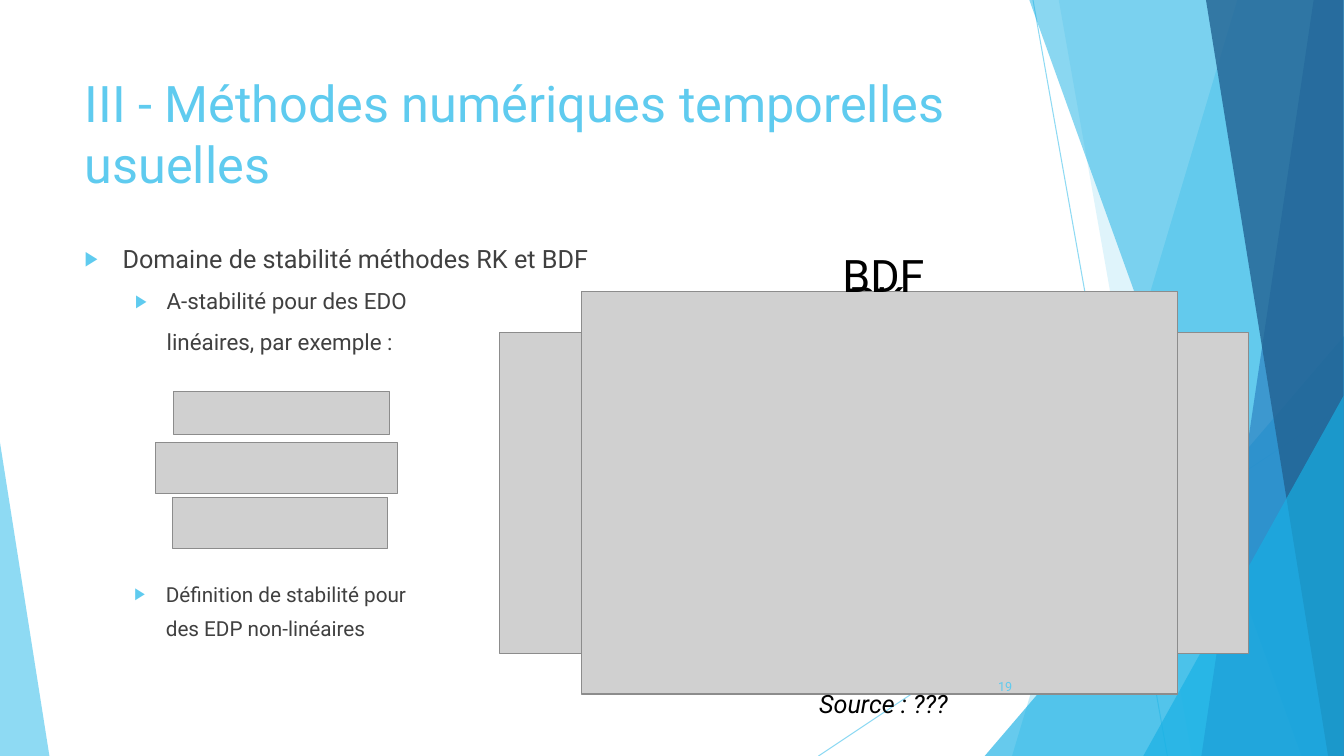
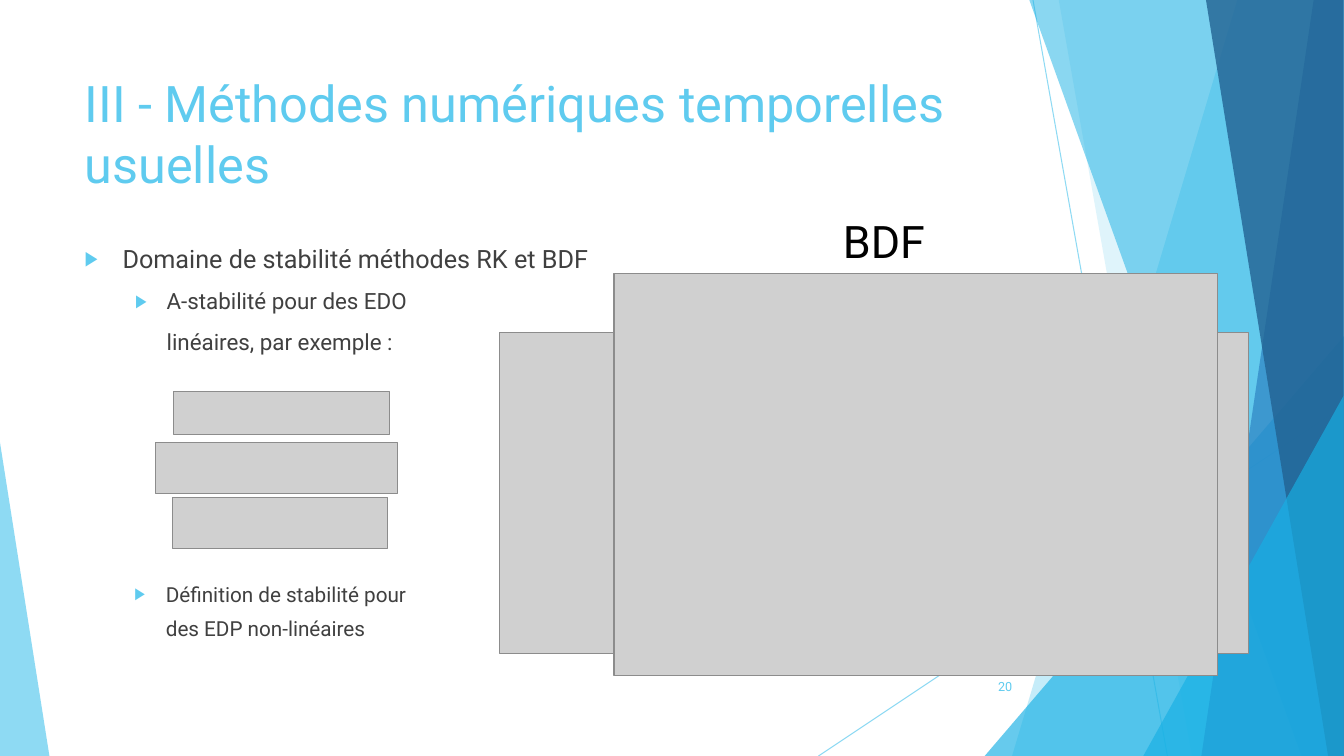
Before and after one commit to pierreXVI/PIE, a slide deck: slide 20 of oral_presentation/Oral_presentation_12_02_2019.pptx (slide 19 before the commit). Drawn at 1344x756 pixels with LibreOffice and Linux fonts; fonts in the diff are those of the drawing; grey boxes stand for pictures. Boxes give left, top, right and bottom in pixels: in the first picture for what was removed or moved away, otherwise in the second. Text is boxed around its words. In the diff, an @@ line names an element or a change of style, - is before the commit and + after.

```diff
--- a/oral_presentation/Oral_presentation_12_02_2019.pptx
+++ b/oral_presentation/Oral_presentation_12_02_2019.pptx
@@ text "BDF": place and size @@
-text "BDF" at box(819, 260, 924, 719)
+text "BDF" at box(843, 226, 925, 258)
@@ picture: place and size @@
-picture at box(582, 292, 1178, 695)
+picture at box(614, 273, 1218, 676)
@@ text at box(812, 660, 888, 693): paragraph removed @@
-Source : ???
@@ page number at box(998, 682, 1012, 691): text changed @@
-19
+20
@@ text at box(819, 690, 895, 719): paragraph removed @@
-Source : ???
```
Also in this commit, not shown: 10 other slides changed, 4 slides added, 7 slides removed, 2 other files.
